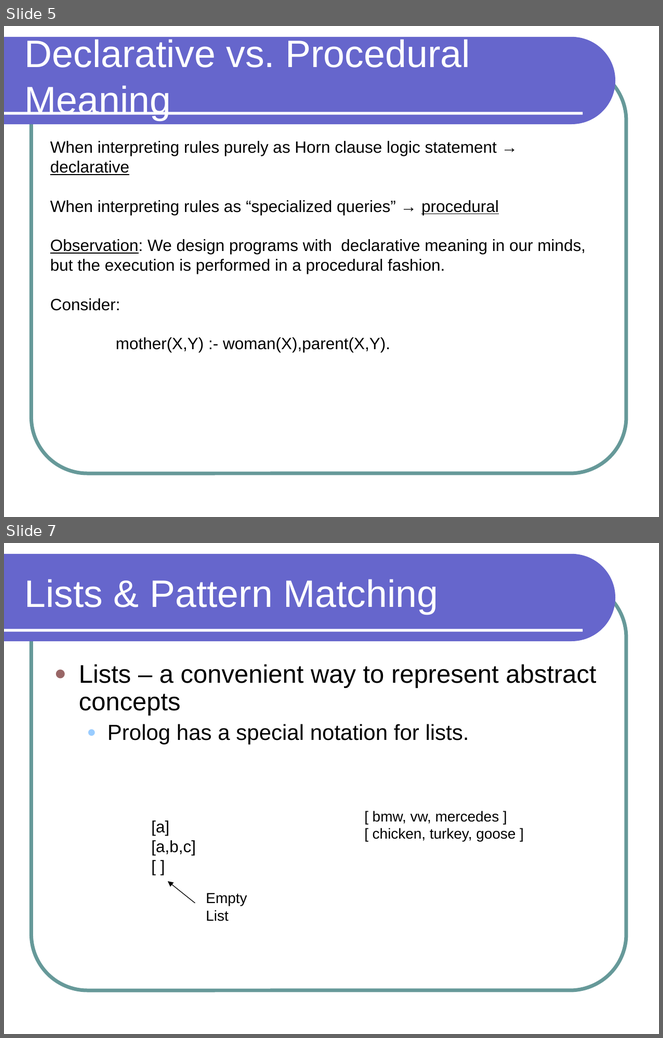
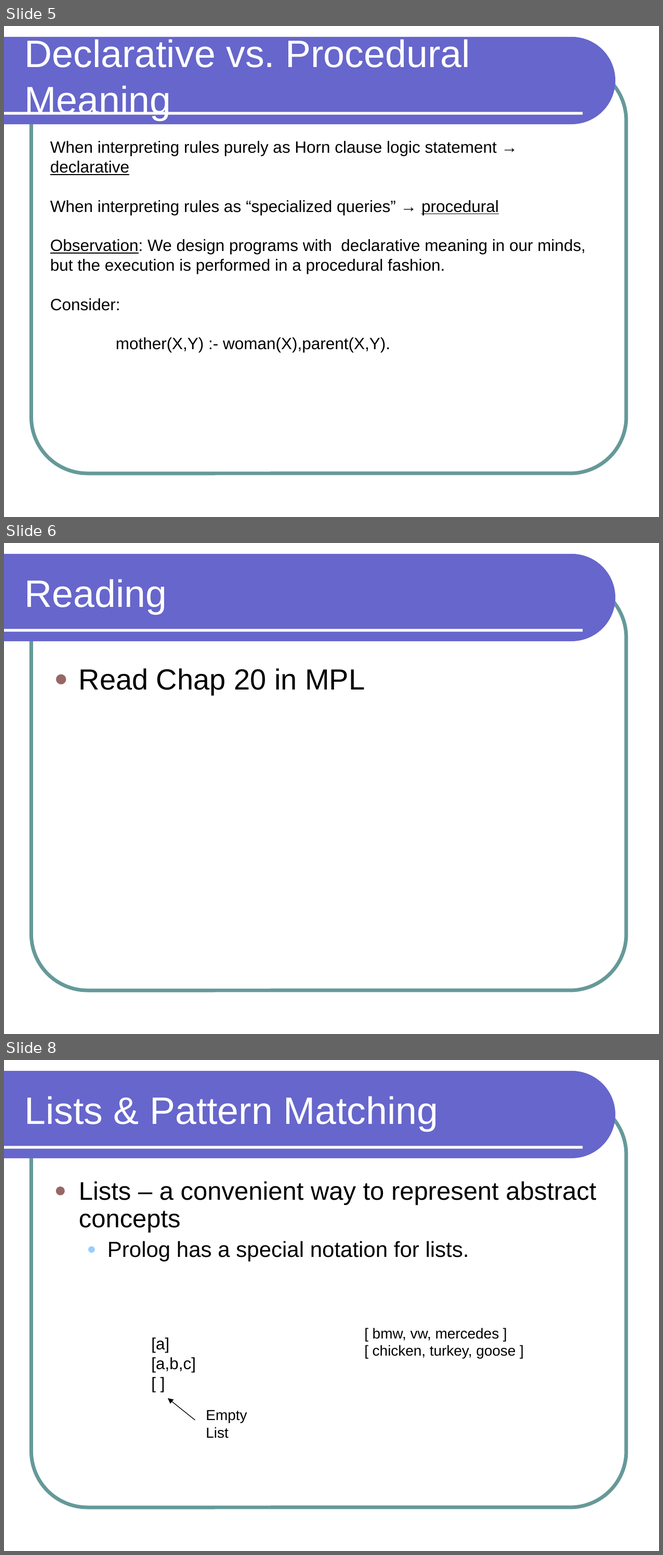
Before and after one commit to lutzhamel/CSC301, a slide deck: notes/csc301-ln021.ppt. Shown one above the other, each under a label of ours: slides 5 and 7 before the commit, slides 5, 6 and 8 after it; the slides between them are not shown. The pictures are 663x1038 and 663x1555 pixels, drawn with LibreOffice and Linux fonts; fonts in the diff are those of the drawing. Boxes give left, top, right and bottom in pixels: in the first picture for what was removed or moved away, otherwise in the second. Text is boxed around its words. In the diff, an @@ line names an element or a change of style, - is before the commit and + after.

```diff
--- a/notes/csc301-ln021.ppt
+++ b/notes/csc301-ln021.ppt
@@ slide 6 added at <box>4,543,659,1034</box>, background #FFFFFF; not listed: 3 template elements that a slide beside it also shows @@
@@ title added at <box>24,579,167,614</box>, 42 pt, text #FFFFFF @@
+Reading
@@ text added at <box>79,668,365,695</box>, 32 pt, text #000000 @@
+● Read Chap 20 in MPL
@@ what was slide 7 is now slide 8 @@
```
Also in this commit, not shown: 2 slides changed, 1 slide removed, 1 other file.
